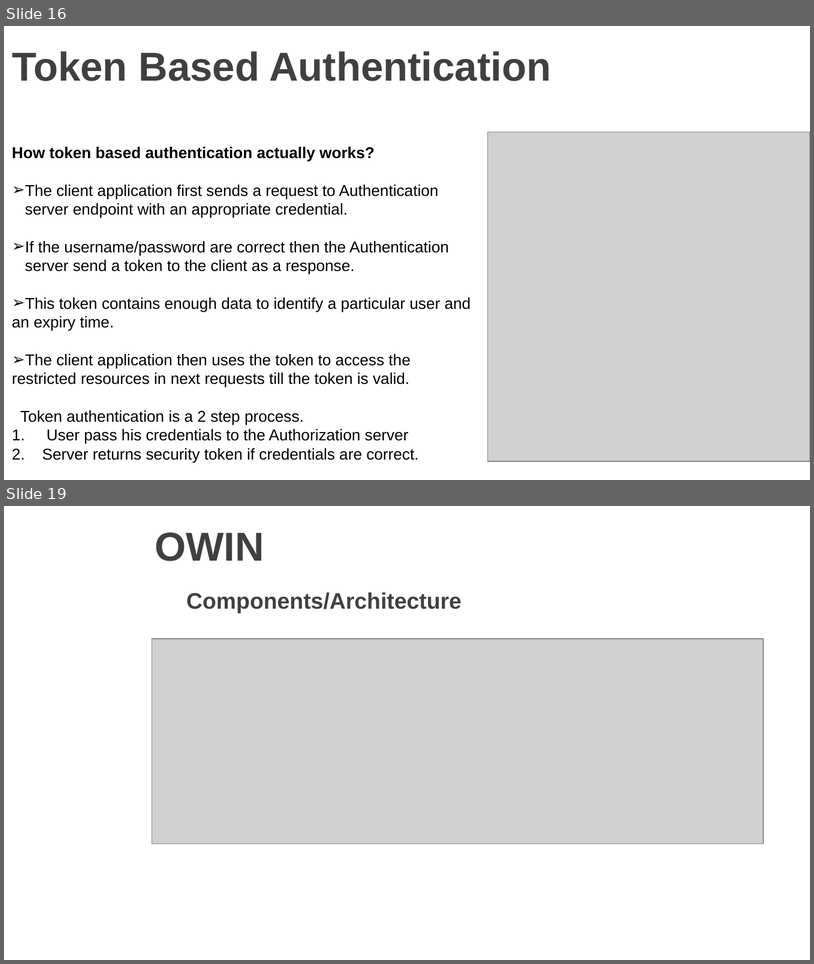
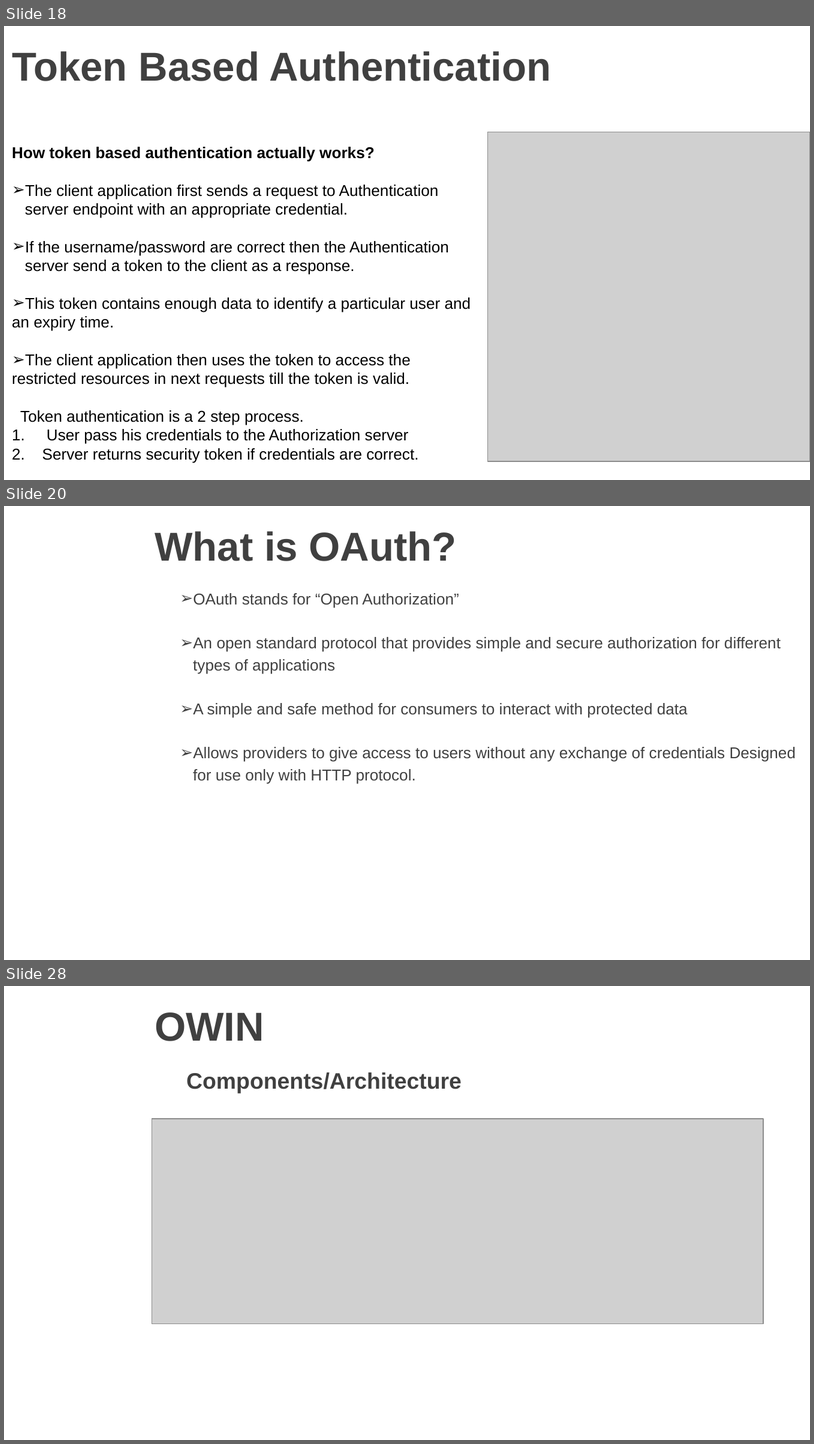
Before and after one commit to vgyureka/DotNetBig, a slide deck: webapiSecurity.pptx. Shown one above the other, each under a label of ours: slides 16 and 19 before the commit, slides 18, 20 and 28 after it; the slides between them are not shown. The pictures are 814x964 and 814x1444 pixels, drawn with LibreOffice and Linux fonts; fonts in the diff are those of the drawing; grey boxes stand for pictures; background and template pictures are left out. Boxes give left, top, right and bottom in pixels: in the first picture for what was removed or moved away, otherwise in the second. Text is boxed around its words. In the diff, an @@ line names an element or a change of style, - is before the commit and + after.

```diff
--- a/webapiSecurity.pptx
+++ b/webapiSecurity.pptx
@@ slide 20 added at bbox=[4, 506, 810, 960], background picture (left out) @@
@@ title added at bbox=[155, 531, 457, 561], 36 pt, text #404040, bold @@
+What is OAuth?
@@ text added at bbox=[193, 593, 797, 784], 14 pt, text #404040 @@
+➢ OAuth stands for “Open Authorization”
+➢ An open standard protocol that provides simple and secure authorization for different
+types of applications
+➢ A simple and safe method for consumers to interact with protected data
+➢ Allows providers to give access to users without any exchange of credentials Designed
+for use only with HTTP protocol.
@@ what was slide 16 is now slide 18 @@
@@ what was slide 19 is now slide 28 @@
```
Also in this commit, not shown: 3 slides changed, 7 other slides added.
